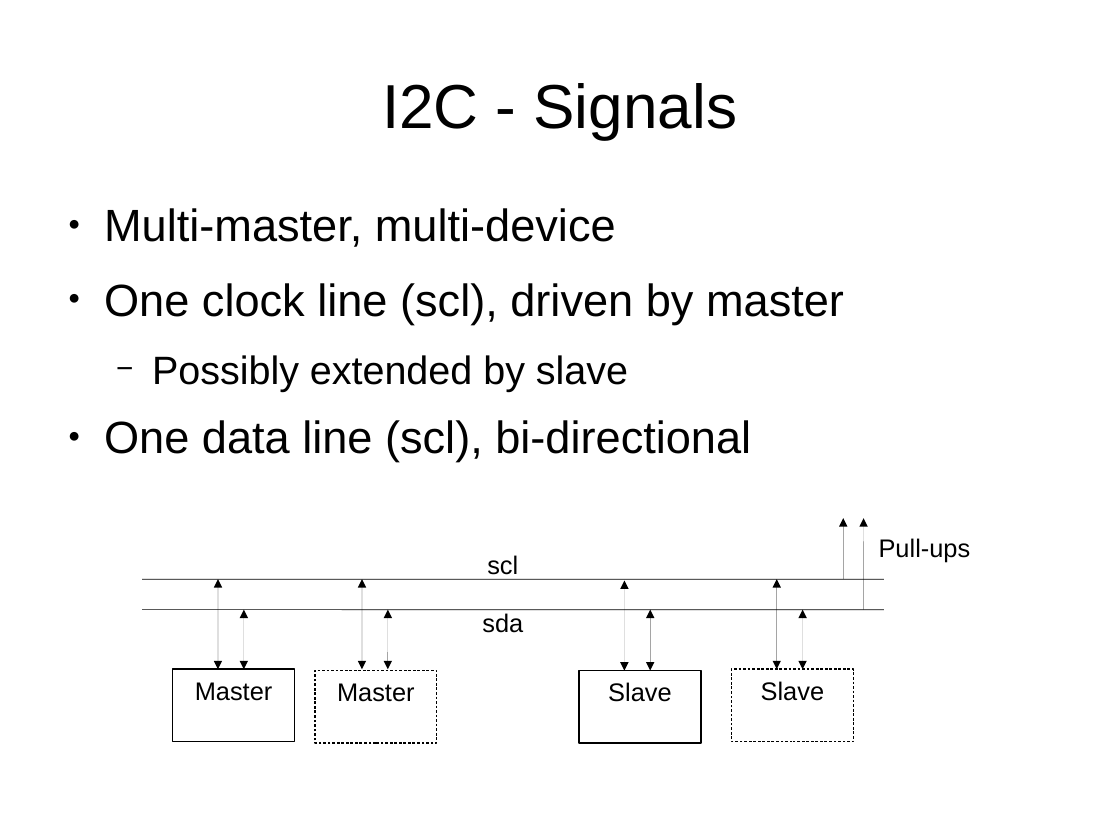
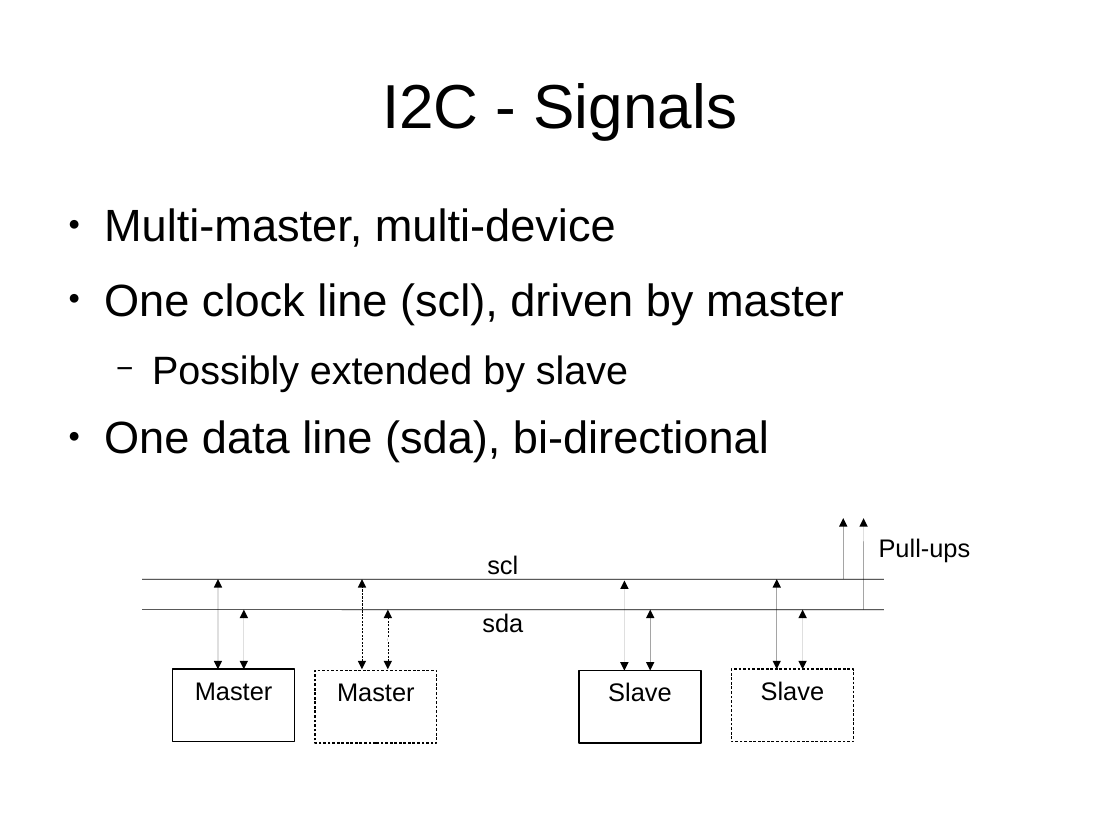
Before and after one commit to swarren/presentations, a slide deck: slide 17 of bus-protocols/bus-protocols.odp. Drawn at 1120x840 pixels with LibreOffice and Linux fonts; fonts in the diff are those of the drawing. Boxes give left, top, right and bottom in pixels: in the first picture for what was removed or moved away, otherwise in the second. Text is boxed around its words. In the diff, an @@ line names an element or a change of style, - is before the commit and + after.

```diff
--- a/bus-protocols/bus-protocols.odp
+++ b/bus-protocols/bus-protocols.odp
@@ text at (x1=104, y1=420, x2=769, y2=462): text changed @@
-● One data line (scl), bi-directional
+● One data line (sda), bi-directional
```
Also in this commit, not shown: 13 other slides changed, 1 slide added, 4 other files.
